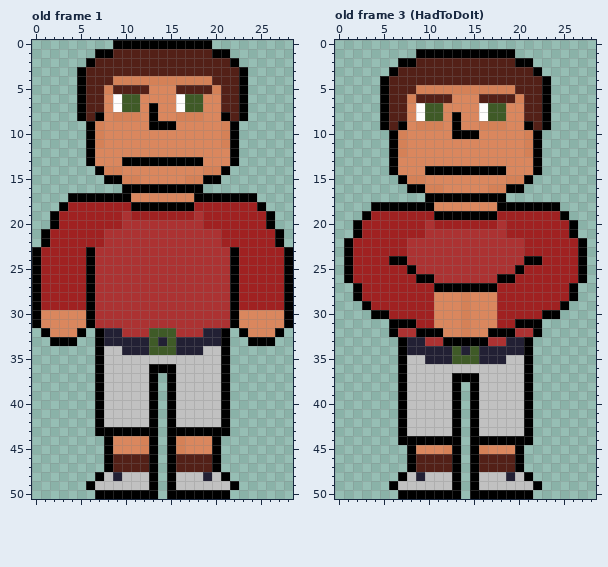
Pixel-art file: WIP/Doofus2.aseprite. That is the earlier state.
29x51 pixels, 3 frames. Shown: old frame 1, old frame 3 (HadToDoIt). The commit also changed other frames, which this record leaves out.
After the commit:
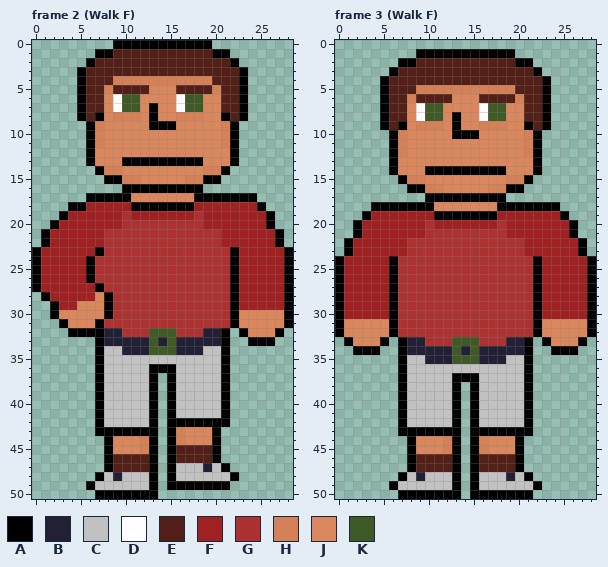
Palette (. is transparent): A #000000  B #222034  C #c1c1c1  D #fffdfd  E #532017  F #a02121  G #ac3232  H #d58157  J #da875e  K #3f5a27
A new or re-ordered frame is compared with the old frame closest to it.
From old to new:
frames 3 -> 7
--- frame 2 (Walk F) is new; against old frame 1
@@ x 0..7 @@
 16 ........
-17 ....AAAA
-18 ...AFFFF
-19 ..AFFFFF
+17 ......AA
+18 ....AAFF
+19 ...AFFFF
 20 ..AFFFFF
@@ x 4..9 @@
 22 FFFFGG
-23 FFAGGG
+23 FFFAGG
 24 FFAGGG
@@ x 0..10 @@
 26 AFFFFFAGGGG
-27 AFFFFFAGGGG
-28 AFFFFFAGGGG
-29 AFFFFFAGGGG
-30 AJJJJJAGGGG
-31 AJJJJJAGGGG
-32 .AJJJA.ABBG
-33 ..AAA..ABBB
+27 AFFFFFFAGGG
+28 .AFFFFFJAGG
+29 ..AFFJJJAGG
+30 ..AJJJJJAGG
+31 ...AJJJAGGG
+32 ....AAAABBG
+33 .......ABBB
 34 .......ACCB
@@ x 13..24 @@
 41 A.ACCCCCA...
-42 A.ACCCCCA...
-43 A.AAAAAAA...
+42 A.AAAAAAA...
+43 A.AHJJJA....
 44 A.AHJJJA....
-45 A.AHJJJA....
+45 A.AEEEEA....
 46 A.AEEEEA....
-47 A.AEEEEA....
-48 A.ACCCBCA...
-49 A.ACCCCCCA..
-50 A.AAAAAAA...
+47 A.ACCCBCA...
+48 A.ACCCCCCA..
+49 A.AAAAAAA...
+50 A...........
--- frame 3 (Walk F) is new; against old frame 3 (HadToDoIt)
@@ x 0..28 @@
 23 .AFFFFFFGGGGGGGGGGGGGFFFFFFA.
-24 .AFFFFAAGGGGGGGGGGGGGAAFFFFA.
-25 .AFFFFFFAGGGGGGGGGGGAFFFFFFA.
-26 .AFFFFFFFAAGGGGGGGAAFFFFFFFA.
-27 ..AFFFFFFFFAAAAAAAFFFFFFFFA..
-28 ..AFFFFFFFFJJJHJJJFFFFFFFFA..
-29 ...AFFFFFFFJJJHJJJFFFFFFFA...
-30 ....AAFFFFFJJJHJJJFFFFFAA....
-31 ......AAAFFJJJHJJJFFAAA......
-32 ......AGGAAAJJHJJAAAGGA......
-33 .......ABBGGAAAAAGGBBA.......
-34 .......ABBBBBKBKBBBBBA.......
+24 AFFFFFAGGGGGGGGGGGGGGGAFFFFFA
+25 AFFFFFAGGGGGGGGGGGGGGGAFFFFFA
+26 AFFFFFAGGGGGGGGGGGGGGGAFFFFFA
+27 AFFFFFAGGGGGGGGGGGGGGGAFFFFFA
+28 AFFFFFAGGGGGGGGGGGGGGGAFFFFFA
+29 AFFFFFAGGGGGGGGGGGGGGGAFFFFFA
+30 AFFFFFAGGGGGGGGGGGGGGGAFFFFFA
+31 AJJJJJAGGGGGGGGGGGGGGGAJJJJJA
+32 AJJJJJAGGGGGGGGGGGGGGGAJJJJJA
+33 .AJJJA.ABBGGGKKKGGGBBA.AJJJA.
+34 ..AAA..ABBBBBKBKBBBBBA..AAA..
 35 .......ACCBBBKKKBBBCCA.......
@@ x 5..23 @@
 42 ..ACCCCCA.ACCCCCA..
-43 ..ACCCCCA.ACCCCCA..
-44 ..AAAAAAA.AAAAAAA..
+43 ..AAAAAAA.AAAAAAA..
+44 ...AJJJHA.AHJJJA...
 45 ...AJJJHA.AHJJJA...
Pixel boxes of the changes (left, top, right, bottom) in both pictures:
changed: (50, 193, 104, 256)
changed: (32, 283, 113, 346)
changed: (167, 418, 239, 499)
changed: (335, 256, 596, 355)
changed: (398, 427, 533, 445)
